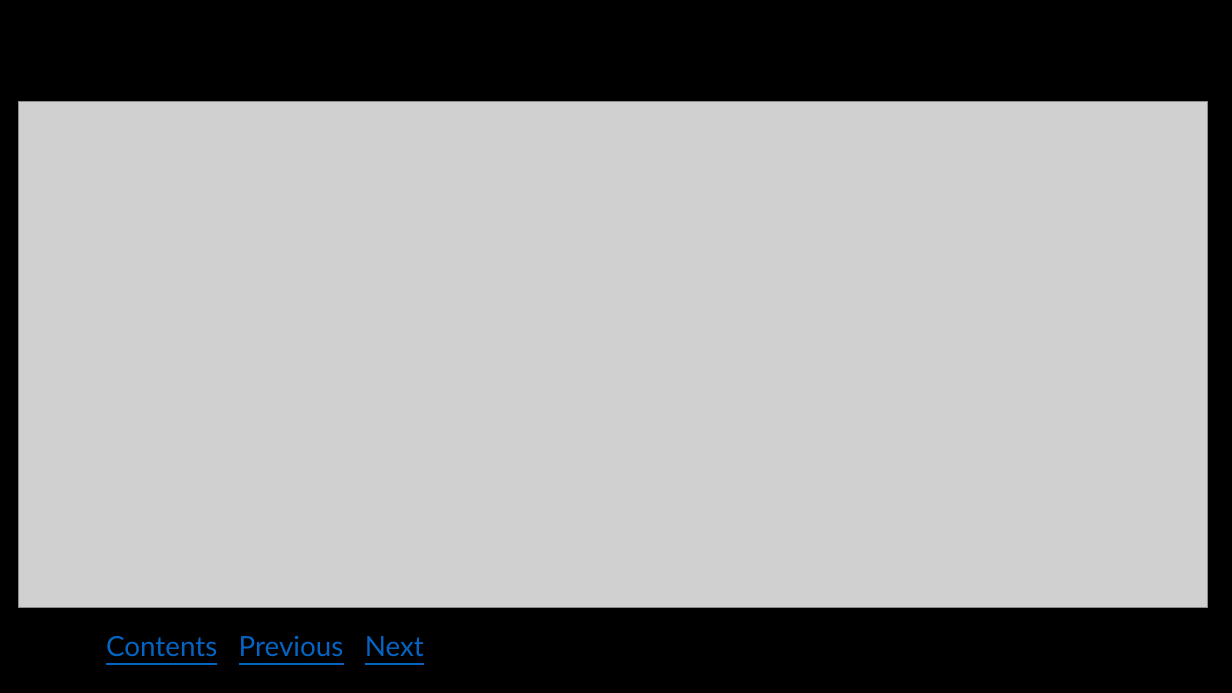
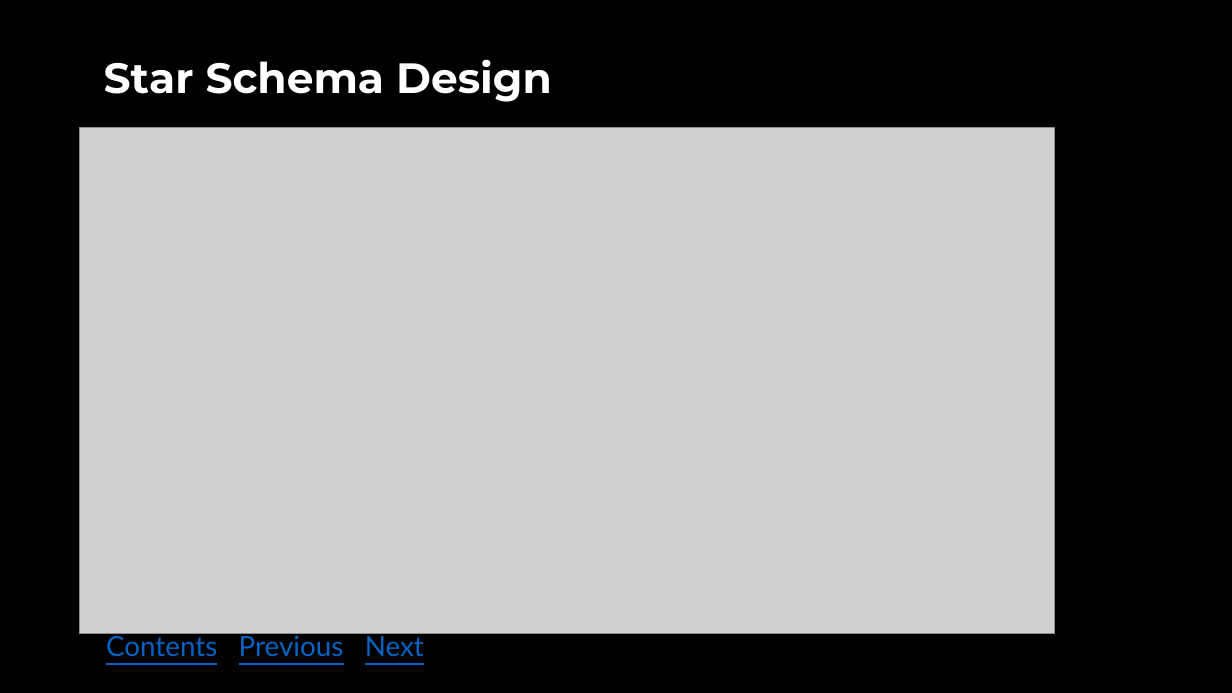
Before and after one commit to suman-kr-ghorai/ETL_BRAZILIAN_E-COM_DATA, a slide deck: slide 7 of E-Commerce-Data-Warehouse-ETL-Pipeline-Implementation.pptx. Drawn at 1232x693 pixels with LibreOffice and Linux fonts; fonts in the diff are those of the drawing; grey boxes stand for pictures. Boxes give left, top, right and bottom in pixels: in the first picture for what was removed or moved away, otherwise in the second. Text is boxed around its words. In the diff, an @@ line names an element or a change of style, - is before the commit and + after.

```diff
--- a/E-Commerce-Data-Warehouse-ETL-Pipeline-Implementation.pptx
+++ b/E-Commerce-Data-Warehouse-ETL-Pipeline-Implementation.pptx
@@ title added at <box>104,59,552,102</box>, 39.6 pt, text #FFFFFF, bold @@
+Star Schema Design
@@ picture: place and size @@
-picture at <box>18,101,1207,608</box>
+picture at <box>79,128,1054,634</box>
```
Also in this commit, not shown: 3 other slides changed, 13 slides added, 5 other files.
